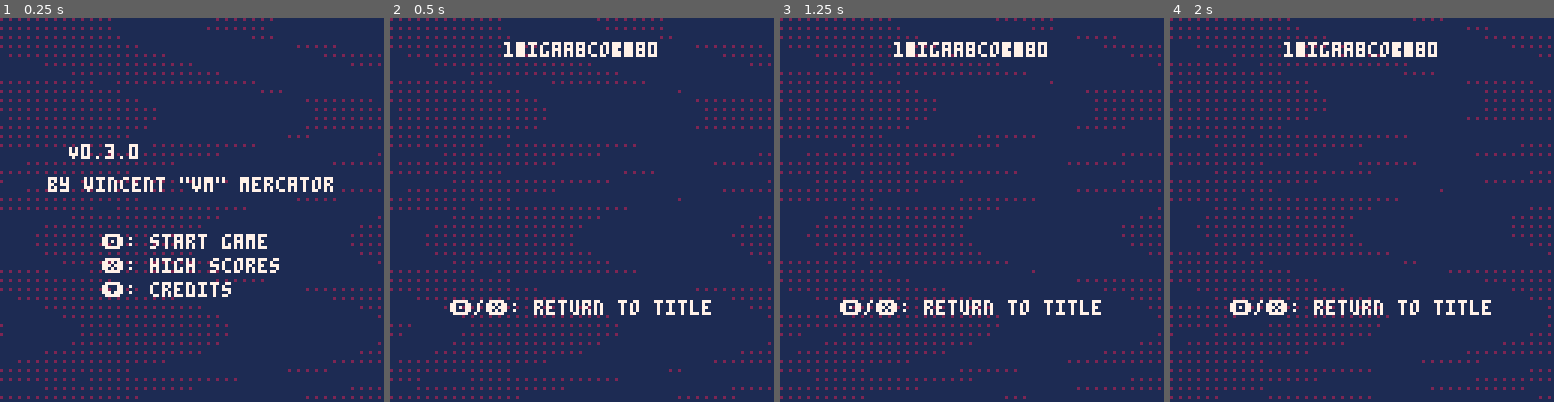
Above: before the commit, frames 1-4 (left to right).
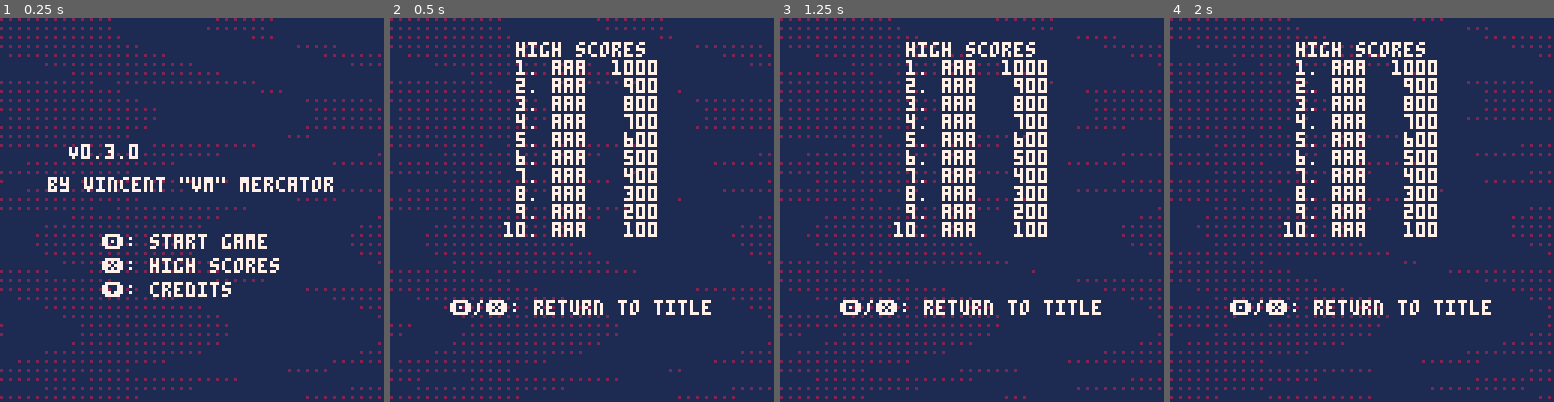
Above: after the commit, the same moments.

Repository: vm70/stratagem
Game: PICO-8 cartridge src/main.p8
The game is run twice, just before and just after one commit, with the same random seed, the same clock (stepped at 60 frames per second) and the same inputs.
Inputs:
- Up to frame 1 (0.25 s): no input
- Up to frame 2 (0.5 s): tap X (X key) at 0.33 s
- Up to frame 3 (1.25 s): tap O (Z key) at 0.7 s; tap X (X key) at 1.07 s
- Up to frame 4 (2 s): hold Right from 1.6 s (still down); tap O (Z key) at 1.7 s; tap X (X key) at 1.85 s

Frame 1 is identical in both runs. In frame 2, 5.4% of the frame differs, in the area x 29-70%, y 6-58%; in frame 3, 5.4%; in frame 4, 5.4%.

Commit message:
Fix leaderboard not printing sequentially

Diff:
--- a/src/ui.lua
+++ b/src/ui.lua
@@ -129,11 +129,9 @@
 function DrawLeaderboard(leaderboard)
 	Printc("high scores", 64, 8, 7)
 	for i, score in ipairs(leaderboard) do
-		-- use the format "XX. AAA: #####" for each score
-		-- 14 chars * 3 + 13 gaps = 55 px
 		local padded_place = LeftPad(tostr(i), " ", 2) .. ". "
 		local padded_score = LeftPad(tostr(score.score), " ", 5)
-		Printc(padded_place .. score.initials .. " " .. padded_score, 64, 8, 7)
+		Printc(padded_place .. score.initials .. " " .. padded_score, 64, 8 + 6*i, 7)
 	end
 	Printc("\142/\151: return to title", 64, 94, 7)
 end
@@ -141,7 +139,7 @@
 function DrawCredits()
 	Printc("credits", 64, 8, 7)
 	print(
-		'vincent "vm" mercator:\n lead dev,music,art\n\n@squaremango:\n gem sprite art\n\nbejeweled fans discord:\n playtesting',
+		'vincent mercator:\n lead dev,music,art\n\n@squaremango:\n gem sprite art\n\nbejeweled fans discord:\n playtesting',
 		64 - 47,
 		24,
 		7
